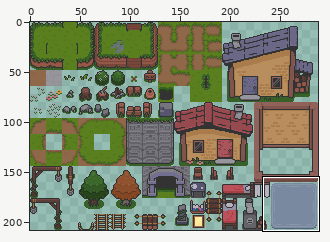
Sprite sheet -- src/assets/maps/tilesets/pixil-frame.png. Above: a wide view before the commit, with the close-up outlined.
Close-up. As it was:
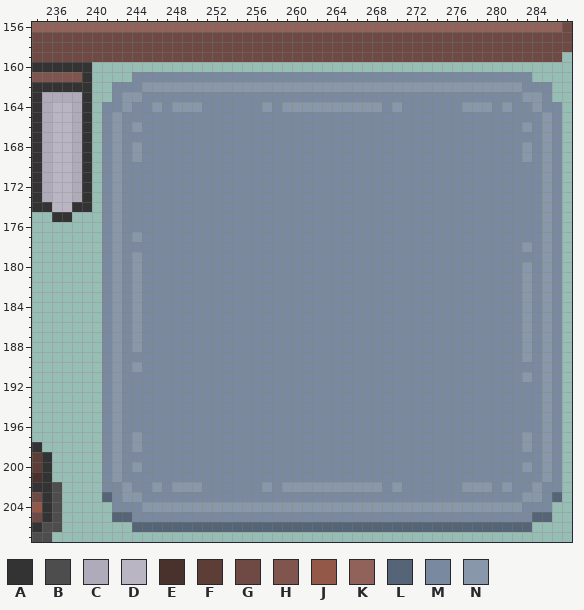
The file is 288x208 pixels. Colours within 5 levels of each other are drawn and written as one. Shown: x 234..287, y 156..207.
Palette (. is transparent): A #333333  B #4d4d4d  C #afabba  D #b9b5c3  E #49312c  F #5c3e37  G #6f4a44  H #80554d  J #945848  K #916259  L #556477  M #798aa0  N #8897aa
Pixels before, first column x 234:
156 KKKKKKKKKKKKKKKKKKKKKKKKKKKKKKKKKKKKKKKKKKKKKKKKKKKKKG
157 GGGGGGGGGGGGGGGGGGGGGGGGGGGGGGGGGGGGGGGGGGGGGGGGGGGGGG
158 GGGGGGGGGGGGGGGGGGGGGGGGGGGGGGGGGGGGGGGGGGGGGGGGGGGGGG
159 GGGGGGGGGGGGGGGGGGGGGGGGGGGGGGGGGGGGGGGGGGGGGGGGGGGGG.
160 AAAAAA................................................
161 HHHHHA....MMMMMMMMMMMMMMMMMMMMMMMMMMMMMMMMMMMMMMMM....
162 AAAAAA..MMMNNNNNNNNNNNNNNNNNNNNNNNNNNNNNNNNNNNNNNMMM..
163 ACCCCA..MNNMMMMMMMMMMMMMMMMMMMMMMMMMMMMMMMMMMMMMMNNM..
164 ACDDCA.MMNMMNMNNNMMMMMMNMNNNNNNNNNNMNMMMMMMNNNMNMMNMM.
165 ACDDCA.MNMMMMMMMMMMMMMMMMMMMMMMMMMMMMMMMMMMMMMMMMMMNM.
166 ACDDCA.MNMNMMMMMMMMMMMMMMMMMMMMMMMMMMMMMMMMMMMMMMNMNM.
167 ACDDCA.MNMMMMMMMMMMMMMMMMMMMMMMMMMMMMMMMMMMMMMMMMMMNM.
168 ACDDCA.MNMNMMMMMMMMMMMMMMMMMMMMMMMMMMMMMMMMMMMMMMNMNM.
169 ACDDCA.MNMNMMMMMMMMMMMMMMMMMMMMMMMMMMMMMMMMMMMMMMNMNM.
170 ACDDCA.MNMMMMMMMMMMMMMMMMMMMMMMMMMMMMMMMMMMMMMMMMMMNM.
171 ACDDCA.MNMMMMMMMMMMMMMMMMMMMMMMMMMMMMMMMMMMMMMMMMMMNM.
172 ACDDCA.MNMMMMMMMMMMMMMMMMMMMMMMMMMMMMMMMMMMMMMMMMMMNM.
173 ACDDCA.MNMMMMMMMMMMMMMMMMMMMMMMMMMMMMMMMMMMMMMMMMMMNM.
174 AADDAA.MNMMMMMMMMMMMMMMMMMMMMMMMMMMMMMMMMMMMMMMMMMMNM.
175 ..AA...MNMMMMMMMMMMMMMMMMMMMMMMMMMMMMMMMMMMMMMMMMMMNM.
176 .......MNMMMMMMMMMMMMMMMMMMMMMMMMMMMMMMMMMMMMMMMMMMNM.
177 .......MNMNMMMMMMMMMMMMMMMMMMMMMMMMMMMMMMMMMMMMMMMMNM.
178 .......MNMMMMMMMMMMMMMMMMMMMMMMMMMMMMMMMMMMMMMMMMNMNM.
179 .......MNMNMMMMMMMMMMMMMMMMMMMMMMMMMMMMMMMMMMMMMMMMNM.
180 .......MNMNMMMMMMMMMMMMMMMMMMMMMMMMMMMMMMMMMMMMMMNMNM.
181 .......MNMNMMMMMMMMMMMMMMMMMMMMMMMMMMMMMMMMMMMMMMNMNM.
182 .......MNMNMMMMMMMMMMMMMMMMMMMMMMMMMMMMMMMMMMMMMMNMNM.
183 .......MNMNMMMMMMMMMMMMMMMMMMMMMMMMMMMMMMMMMMMMMMNMNM.
184 .......MNMNMMMMMMMMMMMMMMMMMMMMMMMMMMMMMMMMMMMMMMNMNM.
185 .......MNMNMMMMMMMMMMMMMMMMMMMMMMMMMMMMMMMMMMMMMMNMNM.
186 .......MNMNMMMMMMMMMMMMMMMMMMMMMMMMMMMMMMMMMMMMMMNMNM.
187 .......MNMNMMMMMMMMMMMMMMMMMMMMMMMMMMMMMMMMMMMMMMNMNM.
188 .......MNMNMMMMMMMMMMMMMMMMMMMMMMMMMMMMMMMMMMMMMMNMNM.
189 .......MNMMMMMMMMMMMMMMMMMMMMMMMMMMMMMMMMMMMMMMMMNMNM.
190 .......MNMNMMMMMMMMMMMMMMMMMMMMMMMMMMMMMMMMMMMMMMMMNM.
191 .......MNMMMMMMMMMMMMMMMMMMMMMMMMMMMMMMMMMMMMMMMMNMNM.
192 .......MNMMMMMMMMMMMMMMMMMMMMMMMMMMMMMMMMMMMMMMMMMMNM.
193 .......MNMMMMMMMMMMMMMMMMMMMMMMMMMMMMMMMMMMMMMMMMMMNM.
194 .......MNMMMMMMMMMMMMMMMMMMMMMMMMMMMMMMMMMMMMMMMMMMNM.
195 .......MNMMMMMMMMMMMMMMMMMMMMMMMMMMMMMMMMMMMMMMMMMMNM.
196 .......MNMMMMMMMMMMMMMMMMMMMMMMMMMMMMMMMMMMMMMMMMMMNM.
197 .......MNMNMMMMMMMMMMMMMMMMMMMMMMMMMMMMMMMMMMMMMMNMNM.
198 A......MNMNMMMMMMMMMMMMMMMMMMMMMMMMMMMMMMMMMMMMMMNMNM.
199 FA.....MNMMMMMMMMMMMMMMMMMMMMMMMMMMMMMMMMMMMMMMMMMMNM.
200 FA.....MNMNMMMMMMMMMMMMMMMMMMMMMMMMMMMMMMMMMMMMMMNMNM.
201 EA.....MNMMMMMMMMMMMMMMMMMMMMMMMMMMMMMMMMMMMMMMMMMMNM.
202 AAB....MMNMMNMNNNMMMMMMNMNNNNNNNNNNMNMMMMMMNNNMNMMNMM.
203 GAB....LMNNMMMMMMMMMMMMMMMMMMMMMMMMMMMMMMMMMMMMMMNNML.
204 JAB.....MMMNNNNNNNNNNNNNNNNNNNNNNNNNNNNNNNNNNNNNNMMM..
205 GAB.....LLMMMMMMMMMMMMMMMMMMMMMMMMMMMMMMMMMMMMMMMMLL..
206 ABB.......LLLLLLLLLLLLLLLLLLLLLLLLLLLLLLLLLLLLLLLL....
207 BB....................................................
Once edited:
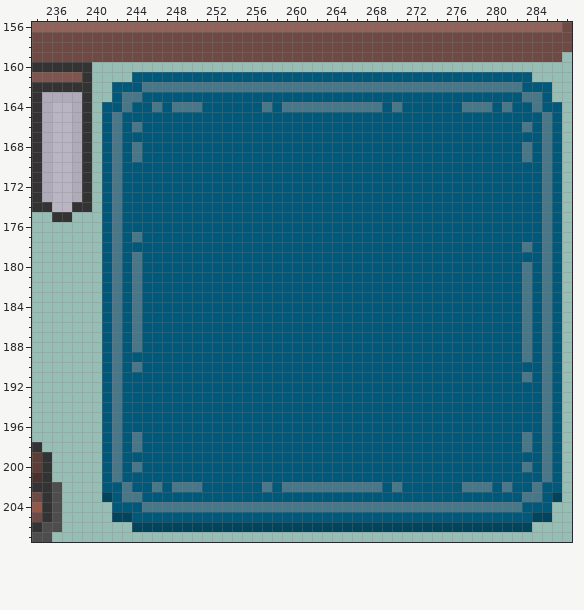
Commit message: whater color
Change:
colour L: #556477 -> #00445e
colour M: #798aa0 -> #00587a
colour N: #8897aa -> #477789
Pixel boxes of the changes (left, top, right, bottom) in both close-ups:
changed: (102, 72, 562, 532)
